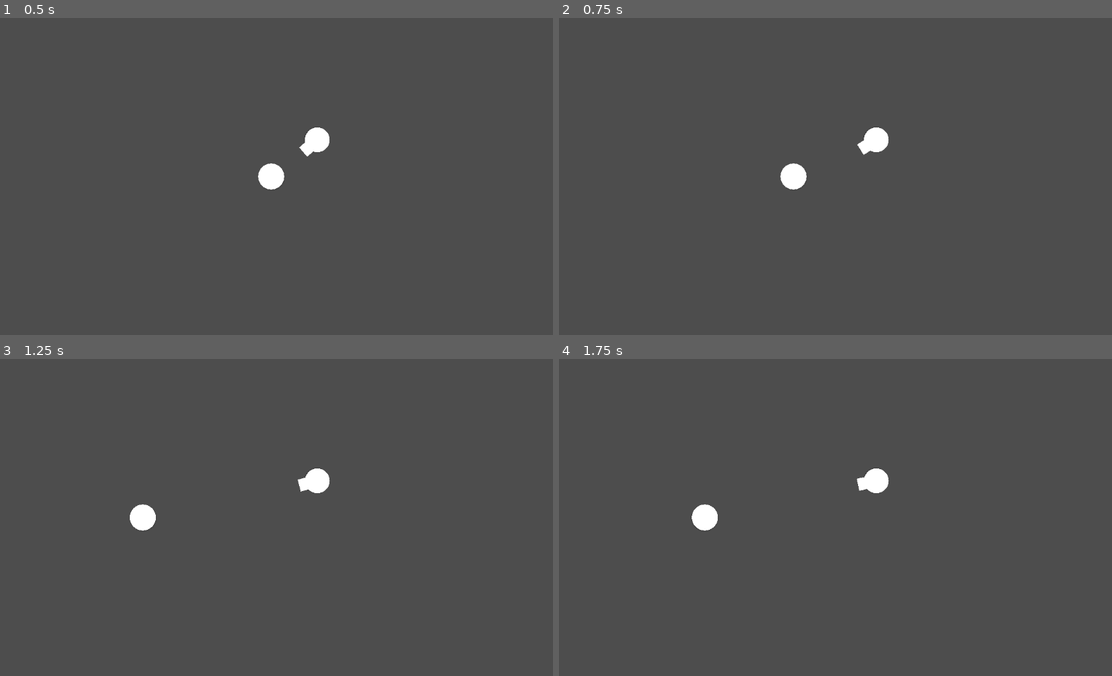
Above: before the commit, frames 1-4 (two rows, left to right).
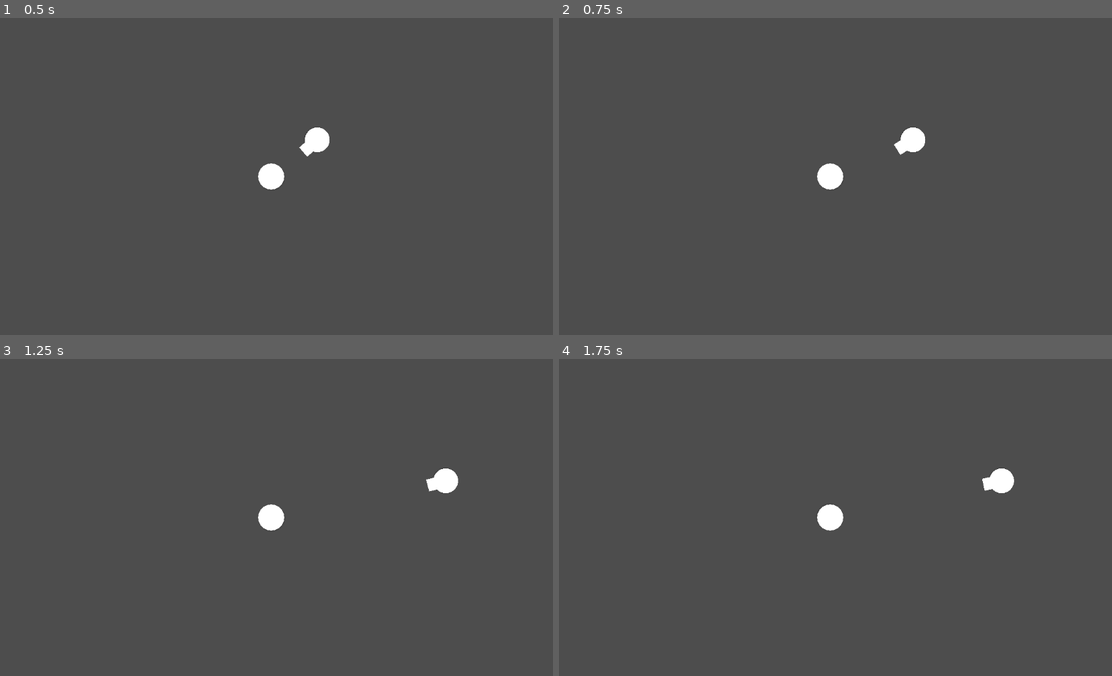
Above: after the commit, the same moments.

Repository: starlight426/TeamSevenGame
Game: Godot game, scene res://main.tscn
Two runs of this game, one before a commit and one after it. Both use one fixed random seed, a clock stepped at 60 frames per second and the inputs below.
Inputs (mouse positions are in pixels of both pictures, inside the frame that each line leads up to):
- Up to frame 1 (0.5 s): no input
- Up to frame 2 (0.75 s): move the mouse to (951, 160) at 0.52 s; hold A (a_press) from 0.53 s (still down)
- Up to frame 3 (1.25 s): keep holding A (a_press)
- Up to frame 4 (1.75 s): move the mouse to (719, 533) at 1.27 s; release A (a_press) at 1.28 s; tap D (d_press) at 1.35 s

Frame 1 is identical in both runs. In frame 2, 1.3% of the frame differs, in the area x 40-67%, y 34-55%; in frame 3, 1.3%; in frame 4, 1.3%, in the area x 23-83%, y 34-55%.
Error before the commit: Parse Error: Too few arguments for "load_room_from_exit()" call. Expected at least 3 but received 0. (res://main.gd:6)
Error after the commit: Invalid call. Nonexistent function 'add_child' in base 'Nil'. (res://Scripts/Global/AttackSpawner.gd:30)

Commit message:
some camera stuff

Diff:
--- /dev/null
+++ b/Scripts/camera.gd
@@ -0,0 +1,21 @@
+extends Camera2D
+var following_player = true
+
+# Called when the node enters the scene tree for the first time.
+func _ready() -> void:
+	pass # Replace with function body.
+
+
+# Called every frame. 'delta' is the elapsed time since the previous frame.
+func _physics_process(delta: float) -> void:
+	if(following_player):
+		global_position = get_parent().get_node("Player").position
+
+func set_camera(left_limit,right_limit,top_limit,bottom_limit):
+	limit_left = left_limit
+	limit_right = right_limit
+	limit_top = top_limit
+	limit_bottom = bottom_limit
+
+func tween_camera():
+	pass
--- a/main.gd
+++ b/main.gd
@@ -3,7 +3,8 @@
 
 # Called when the node enters the scene tree for the first time.
 func _ready() -> void:
-	RoomLoader.load_room_from_exit() #TODO
+	#RoomLoader.load_room_from_exit() #TODO
+	pass
 
 
 # Called every frame. 'delta' is the elapsed time since the previous frame.
--- a/main.tscn
+++ b/main.tscn
@@ -1,7 +1,8 @@
-[gd_scene load_steps=4 format=3 uid="uid://cmcabksd0f3yj"]
+[gd_scene load_steps=5 format=3 uid="uid://cmcabksd0f3yj"]
 
 [ext_resource type="PackedScene" uid="uid://hwmgwkumra7q" path="res://Overworld Scenes/Player Scenes/player.tscn" id="1_fmlmq"]
 [ext_resource type="Script" path="res://main.gd" id="1_ipmiu"]
+[ext_resource type="Script" path="res://Scripts/camera.gd" id="4_w7dd5"]
 [ext_resource type="PackedScene" uid="uid://4i7rpstg74wt" path="res://Combat Scenes/Enemy Scenes/enemy_circle_basic.tscn" id="4_yqcyb"]
 
 [node name="Main" type="Node2D"]
@@ -14,3 +15,4 @@
 
 [node name="Camera2D" type="Camera2D" parent="."]
 zoom = Vector2(0.25, 0.25)
+script = ExtResource("4_w7dd5")
Not shown, added: spritePNGs/Enemy_Dasher_Tri.png.import
Not shown, added: spritePNGs/Enemy_Ram_Tri.png.import
